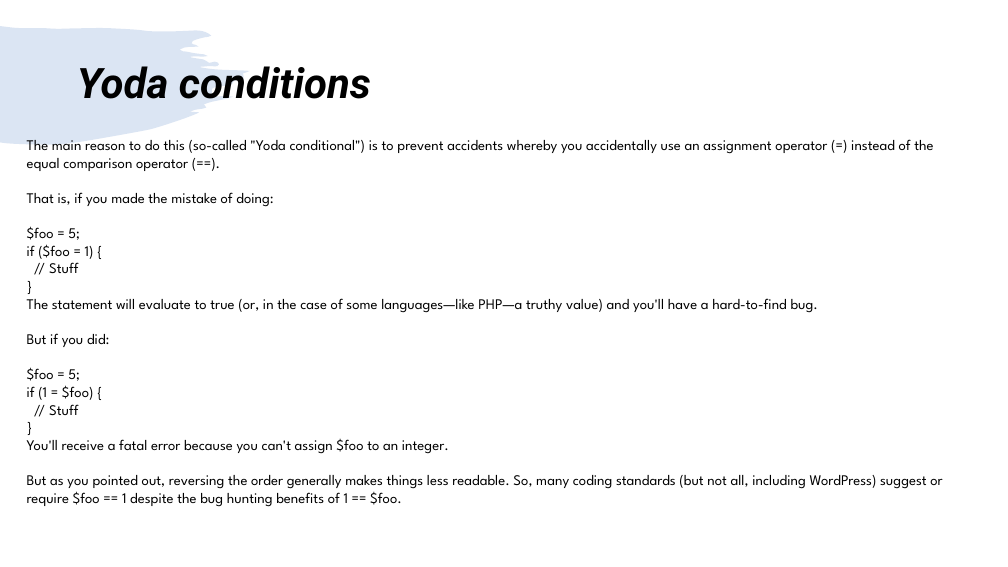
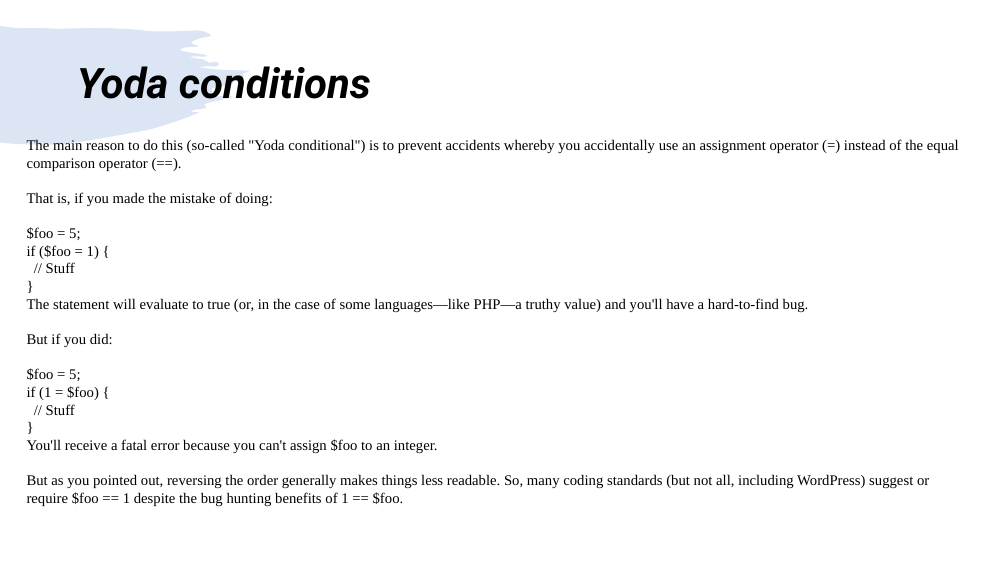
Before and after one commit to girishlande/CPlusPlus, a slide deck: slide 12 of learnings.pptx. Drawn at 1008x567 pixels with LibreOffice and Linux fonts; fonts in the diff are those of the drawing. Boxes give left, top, right and bottom in pixels: in the first picture for what was removed or moved away, otherwise in the second. Text is boxed around its words. In the diff, an @@ line names an element or a change of style, - is before the commit and + after.

```diff
--- a/learnings.pptx
+++ b/learnings.pptx
@@ text "The main reason to do ..." at [27, 139, 959, 506]: font League Spartan to Times New Roman @@
```
Also in this commit, not shown: 12 other slides changed, 1 other file.
